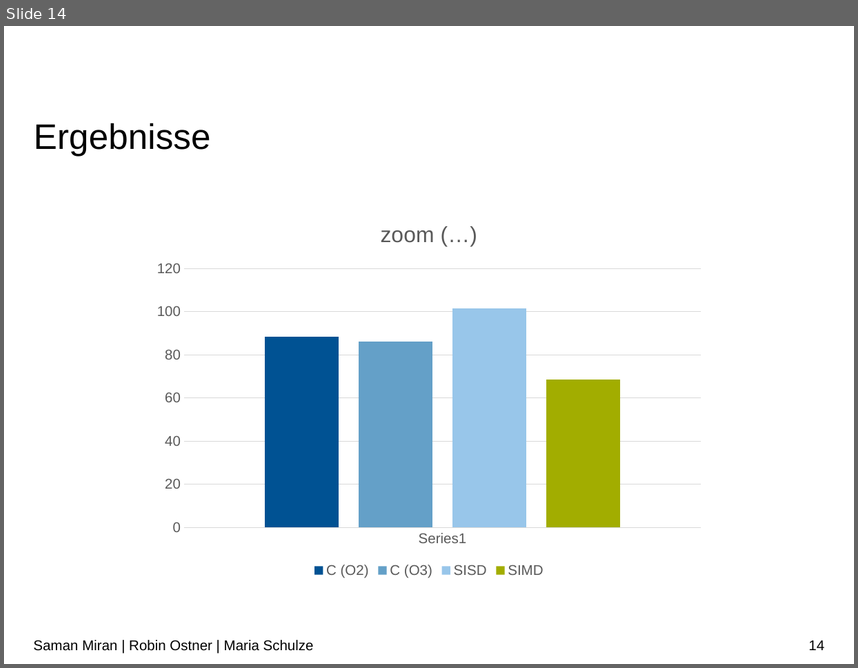
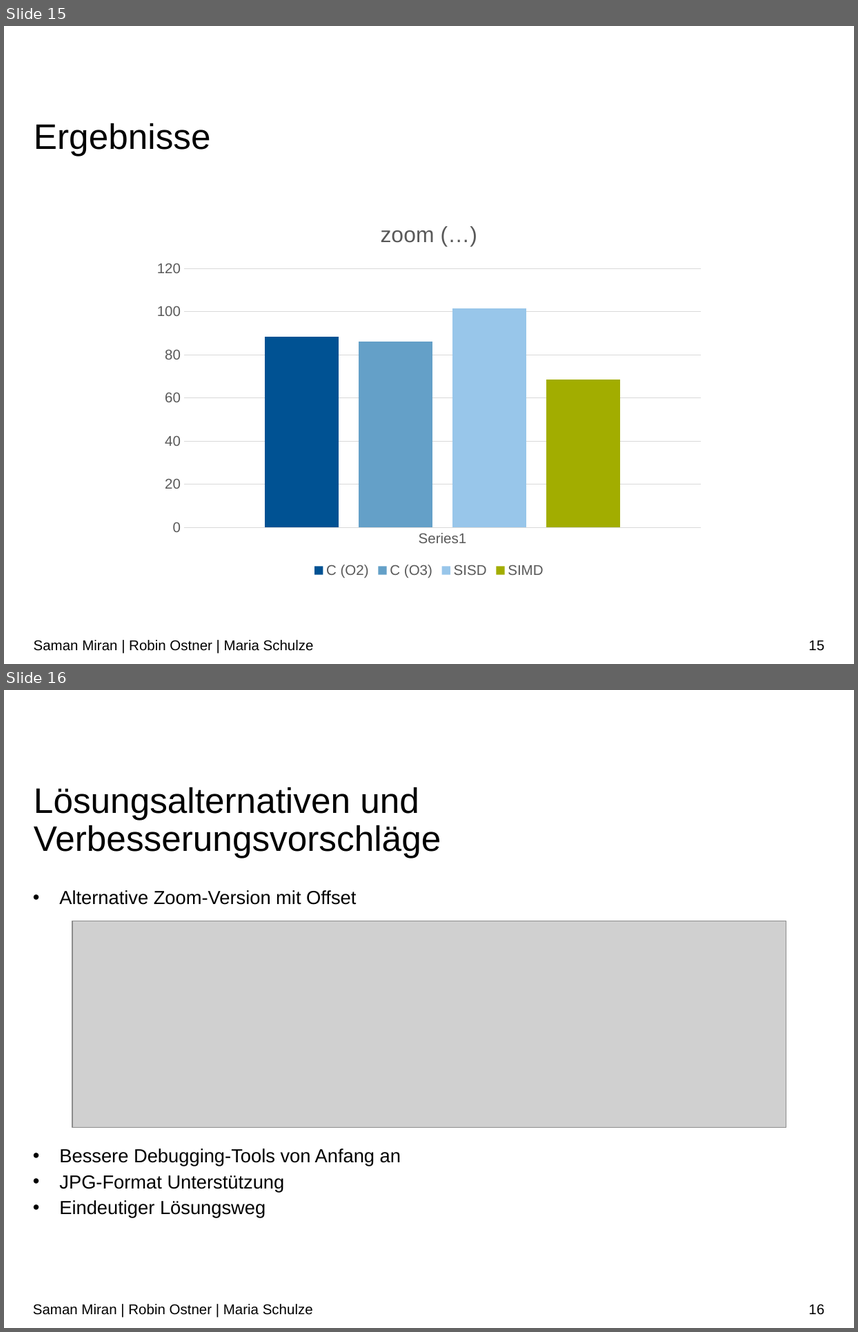
Before and after one commit to RobinOstner/bestASP, a slide deck: Praktikum ASP – Team 15.pptx. Shown one above the other, each under a label of ours: slide 14 before the commit, slides 15 and 16 after it. The pictures are 858x668 and 858x1332 pixels, drawn with LibreOffice and Linux fonts; fonts in the diff are those of the drawing; grey boxes stand for pictures; background and template pictures are left out. Boxes give left, top, right and bottom in pixels: in the first picture for what was removed or moved away, otherwise in the second. Text is boxed around its words. In the diff, an @@ line names an element or a change of style, - is before the commit and + after.

```diff
--- a/Praktikum ASP – Team 15.pptx
+++ b/Praktikum ASP – Team 15.pptx
@@ slide 16 added at [4,690,854,1328], background #FFFFFF @@
@@ title added at [34,787,441,858], 30 pt, text #000000 @@
+Lösungsalternativen und Verbesserungsvorschläge
@@ text added at [59,890,401,1218], 16 pt, text #000000 @@
+• Alternative Zoom-Version mit Offset
+• Bessere Debugging-Tools von Anfang an
+• JPG-Format Unterstützung
+• Eindeutiger Lösungsweg
@@ picture added at [72,921,786,1127] @@
@@ text added at [33,1303,313,1314], 12 pt, text #000000 @@
+Saman Miran | Robin Ostner | Maria Schulze
@@ page number added at [809,1303,824,1314], 12 pt, text #000000 @@
+16
@@ what was slide 14 is now slide 15 @@
@@ page number at [809,640,824,650]: text changed @@
-14
+15
```
Also in this commit, not shown: 1 slide changed, 1 other slide added.
